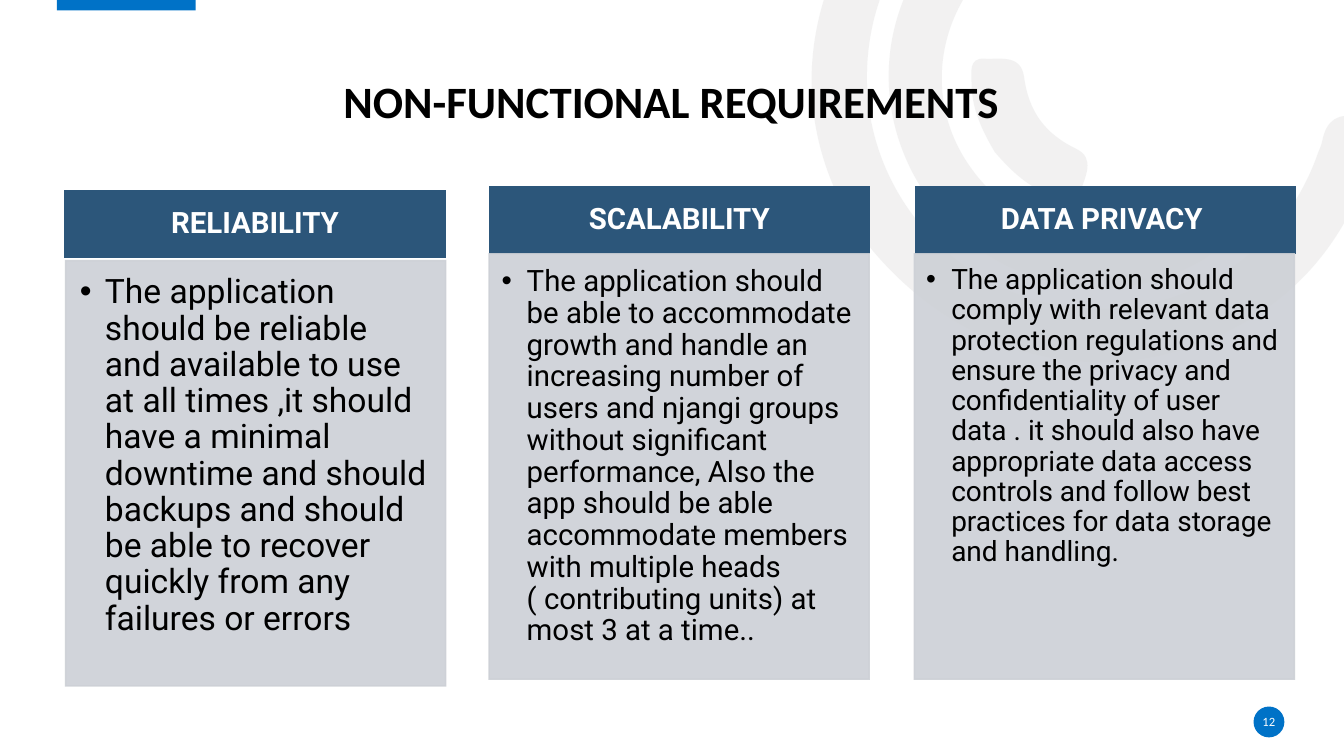
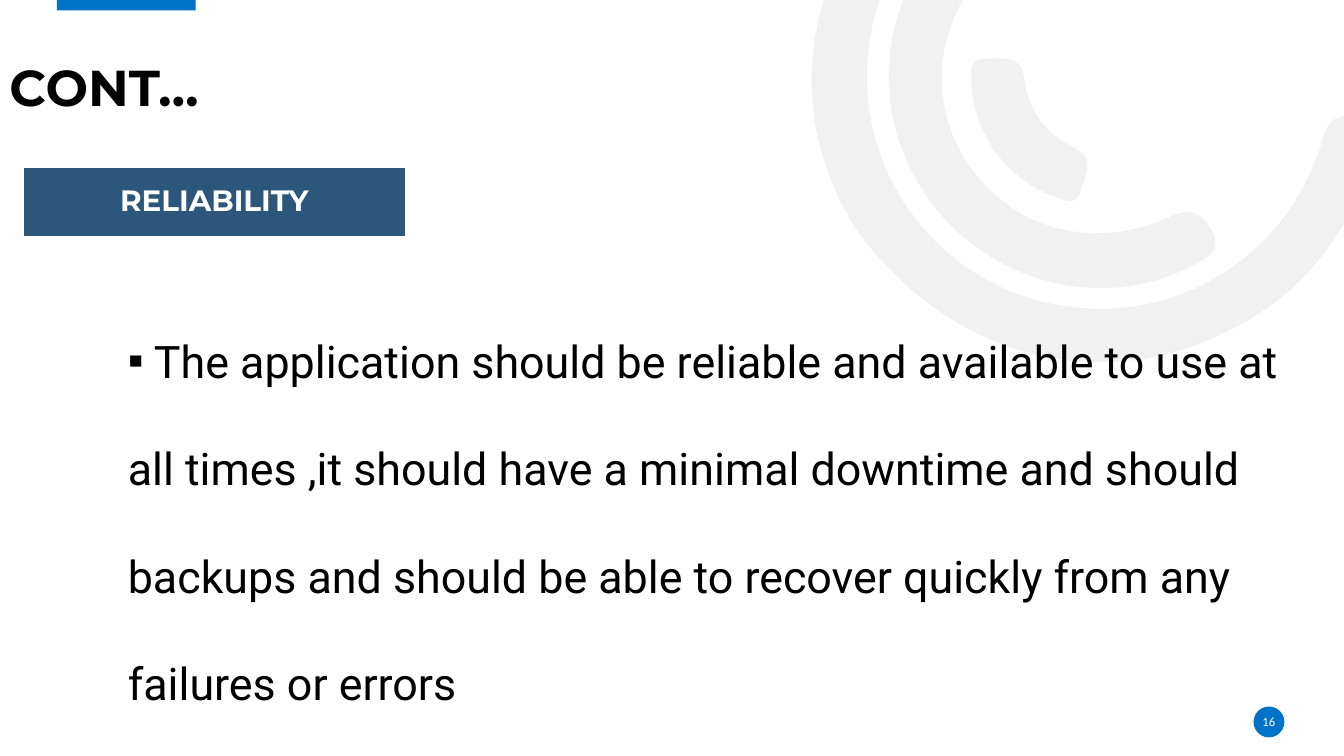
Before and after one commit to Njangi-Association/Njangi-App, a slide deck: slide 16 of Presentation title.pptx (slide 12 before the commit). Drawn at 1344x756 pixels with LibreOffice and Linux fonts; fonts in the diff are those of the drawing; background and template pictures are left out. Boxes give left, top, right and bottom in pixels: in the first picture for what was removed or moved away, otherwise in the second. Text is boxed around its words. In the diff, an @@ line names an element or a change of style, - is before the commit and + after.

```diff
--- a/Presentation title.pptx
+++ b/Presentation title.pptx
@@ title at box(9, 70, 198, 107): text changed; size 32 to 36 pt; font Calibri to Montserrat @@
-NON-FUNCTIONAL REQUIREMENTS
+CONT…
@@ text "RELIABILITY": place and size @@
-text "RELIABILITY" at box(171, 212, 339, 233)
+text "RELIABILITY" at box(120, 190, 308, 211)
@@ rectangle: place and size @@
-rectangle at box(66, 191, 446, 257)
+rectangle at box(24, 168, 404, 235)
@@ text "RELIABILITY" at box(120, 190, 308, 211): font Roboto to Montserrat @@
@@ group removed at box(66, 187, 1296, 687): 5 rectangles, 4 texts @@
-SCALABILITY
-  • The application should be able to accommodate growth and handle an increasing number of users and njangi groups without significant performance, Also the app should be able accommodate members with multiple heads ( contributing units) at most 3 at a time..
-DATA PRIVACY
-  • The application should comply with relevant data protection regulations and ensure the privacy and confidentiality of user data . it should also have appropriate data access controls and follow best practices for data storage and handling.
@@ text "The application should be reliable ...": place and size @@
-text "The application should be reliable ..." at box(105, 277, 427, 631)
+text "The application should be reliable ..." at box(128, 344, 1277, 701)
@@ text "The application should be reliable ..." at box(128, 344, 1277, 701): size 24 to 32 pt; bullet • to ▪; list level 2 to 1 in "The application should be reliable ..."; line spacing 0.9 to 2 @@
@@ page number at box(1262, 717, 1275, 726): text changed @@
-12
+16
```
Also in this commit, not shown: 15 other slides changed, 6 slides added, 2 slides removed.
